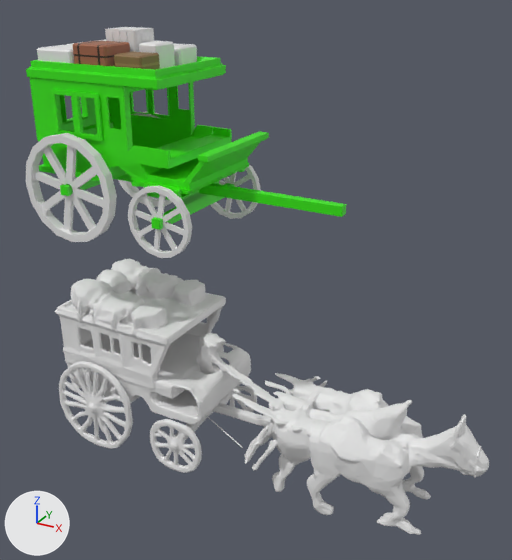
The Blender file dist/models/CARROSA.blend, before and after one commit.
Rendered twice from a 50 mm camera at (1.28, -2.42, 1.05) aimed at (-0.03, -0.03, -0.14). Lighting does not change. The marker at lower left points along +X, +Y and +Z. The older version comes first.
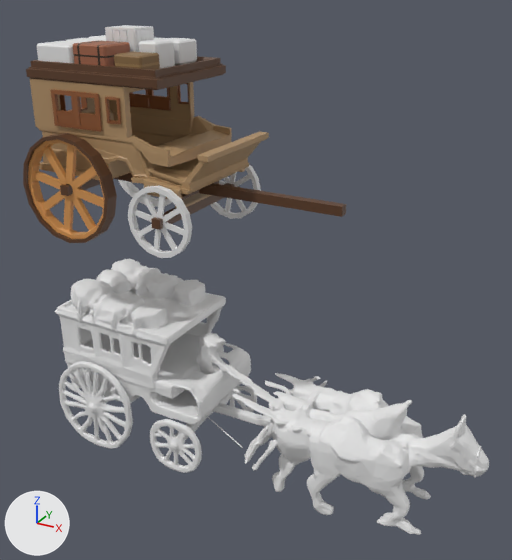
What differs and where, as boxes [x1, y1, x2, y2] in the pictures (512 x 560 px):
'Cube', recoloured, reshaped (green to brown)
    before: [26, 56, 269, 200]
    after: [26, 56, 269, 199]
'Circle', reshaped
    before: [26, 133, 117, 242]
    after: [23, 133, 117, 243]
'Cube.012', recoloured (green to brown)
    both: [115, 174, 346, 217]
'Cube.005', moved
    before: [105, 27, 154, 52]
    after: [105, 25, 154, 52]
'Cube.006', moved
    before: [37, 45, 74, 63]
    after: [37, 41, 82, 63]
'Cube.009', moved
    before: [139, 41, 175, 69]
    after: [139, 39, 175, 69]
'Cube.001', moved
    before: [174, 43, 197, 66]
    after: [160, 38, 197, 65]
'Cube.011', recoloured
    both: [151, 183, 234, 230]
'Cube.010', recoloured (green to brown)
    both: [60, 180, 100, 196]
'Cube.013', recoloured (green to brown)
    both: [175, 183, 219, 208]
'Cube.004', moved (not visible before)
    after: [66, 38, 106, 42]
'Cube.015', recoloured
    both: [181, 181, 219, 200]
'Cube.003', moved (not visible before)
    after: [89, 35, 106, 39]
part 1 of me_cube, built on
    before: [31, 83, 242, 200]
    after: [31, 83, 242, 199]
part 2 of me_cube, recoloured (green to brown)
    both: [26, 56, 226, 90]
part 3 of me_cube, recoloured
    before: [51, 89, 171, 141]
    after: [51, 89, 171, 131]
part 4 of me_circle, built on
    before: [26, 135, 110, 242]
    after: [23, 135, 110, 243]
part 5 of me_circle, recoloured (white to orange)
    both: [31, 144, 103, 235]
part 6 of me_circle, recoloured
    both: [46, 133, 117, 241]

The change, as a list of edits to the scene's bpy script:
```text
Change mat_material_001:
    mat_material_001.base_color: (0.0372, 0.8, 0.0) -> (0.44, 0.279, 0.138)  # green #36e700 -> brown #b19068
Add mat_material_006:
    mat_material_006 = principled_material('Material.006')
    mat_material_006.base_color = (0.671, 0.31, 0.0928)  # orange #d69756
Add mat_material_008:
    mat_material_008 = principled_material('Material.008')
    mat_material_008.base_color = (0.262, 0.0897, 0.0284)  # brown #8c542f
Change me_cube:
    remove me_cube.from_pydata(...)  # 434 vertices, 389 faces; spans x -0.989..-0.122, y -0.257..0.015, z 0.233..0.706
    add me_cube.from_pydata(...)  # 539 vertices, 493 faces; spans x -0.989..-0.122, y -0.257..0.015, z 0.233..0.706
    me_cube part 1
    21 vertices are removed from x -0.956..-0.438, y -0.247..0.0, z 0.271..0.477
    43 faces are deleted
    15 vertices in x -0.972..-0.305, y -0.246..0.0, z 0.258..0.382 move by (0.0, 0.0, 0.007)
    13 vertices in x -0.972..-0.305, y -0.246..0.004, z 0.262..0.383 move by (0.0, 0.0, 0.011)
    12 vertices in x -0.973..-0.468, y -0.235..0.0, z 0.401..0.426 move by (0.0, 0.0, 0.039)
    9 vertices in x -0.973..-0.496, y -0.235..0.0, z 0.389 move by (0.0, 0.0, 0.057)
    5 vertices in x -0.496..-0.387, y -0.235..-0.209, z 0.364..0.412 move by (0.0, 0.0, 0.01)
    5 vertices in x -0.989..-0.615, y -0.247..0.0, z 0.426 move by (0.0, 0.0, 0.038)
    54 vertices move from x -0.989..-0.305, y -0.253..0.005, z 0.234..0.434 to x -0.989..-0.245, y -0.253..0.005, z 0.239..0.471
    102 vertices are added at x -0.956..-0.245, y -0.247..0.0, z 0.278..0.597
    16 new vertices lie (0.094, 0.0, 0.0) away from vertices in x -0.841..-0.722, y -0.244..-0.239, z 0.474..0.514
    8 new vertices lie (0.117, 0.0, 0.0) away from vertices in x -0.853..-0.733, y -0.246..-0.238, z 0.515..0.521
    75 new faces join them, mat_material_001 (brown #b19068)
    72 new faces join them, mat_material_008 (brown #8c542f)
    me_cube part 2: 170 faces spanning x -0.981..-0.333, y -0.241..0.006, z 0.64..0.706 switch from mat_material_001 (green #36e700) to mat_material_007 (brown #5b3b24)
    me_cube part 3: 19 faces spanning x -0.989..-0.615, y -0.247..0.005, z 0.464..0.604 switch from mat_material_001 (green #36e700) to mat_material_008 (brown #8c542f)
Change me_cube_010:
    where me_cube_010.from_pydata(...)  # 8 vertices, 6 faces; spans x -1.0..1.0, y -1.0..1.0, z -1.0..1.0
    remove me_cube_010.materials.append(mat_material_001)  # green #36e700
    add me_cube_010.materials.append(mat_material_007)  # brown #5b3b24
Change me_cube_011:
    where me_cube_011.from_pydata(...)  # 8 vertices, 6 faces; spans x -1.0..1.0, y -1.0..1.0, z -1.0..1.0
    remove me_cube_011.materials.append(mat_material_001)  # green #36e700
    add me_cube_011.materials.append(mat_material_007)  # brown #5b3b24
Change me_cube_012:
    where me_cube_012.from_pydata(...)  # 8 vertices, 6 faces; spans x -1.0..1.0, y -2.56..1.0, z -1.0..1.0
    remove me_cube_012.materials.append(mat_material_001)  # green #36e700
    add me_cube_012.materials.append(mat_material_007)  # brown #5b3b24
Change me_circle:
    used by ob_circle; location = (-0.77, -0.223, 0.215); rotation_euler = (1.571, 0.0, 0.0), in degrees (90, 0, 0); scale = (0.196, 0.196, 0.196)
    remove me_circle.from_pydata(...)  # 192 vertices, 192 faces; spans x -1.16..1.16, y -1.16..1.16, z 0.24..0.46
    add me_circle.from_pydata(...)  # 240 vertices, 240 faces; spans x -1.16..1.16, y -1.16..1.16, z 0.24..0.53
    me_circle part 4
    16 faces are deleted
    16 vertices are added at x -1.09..1.09, y -1.09..1.09, z 0.46
    16 new vertices lie (0.0, 0.0, 0.07) away from vertices in x -1.16..1.16, y -1.16..1.16, z 0.46
    16 new vertices lie (0.0, 0.0, 0.07) away from vertices in x -1.09..1.09, y -1.09..1.09, z 0.46
    48 new faces join them, mat_material_007 (brown #5b3b24)
    16 new faces join them, mat_material_006 (orange #d69756)
    me_circle part 5: 160 faces spanning x -1.16..1.16, y -1.16..1.16, z 0.24..0.46 switch from no material to mat_material_006 (orange #d69756)
    me_circle part 6: 16 faces spanning x -1.16..1.16, y -1.16..1.16, z 0.24..0.46 switch from no material to mat_material_007 (brown #5b3b24)
Change ob_cube_001:
    ob_cube_001.location: (0.0, 0.0, 0.0) -> (0.0, 0.0, 0.023)
Change ob_cube_003:
    ob_cube_003.location: (0.0, 0.0, 0.0) -> (0.0, 0.0, 0.019)
Change ob_cube_004:
    ob_cube_004.location: (0.0, 0.0, 0.0) -> (0.0, 0.0, 0.018)
Change ob_cube_005:
    ob_cube_005.location: (0.0, 0.0, 0.0) -> (0.0, 0.0, 0.006)
Change ob_cube_006:
    ob_cube_006.location: (0.0, 0.0, 0.0) -> (0.0, 0.0, 0.017)
Change ob_cube_009:
    ob_cube_009.location: (0.0, 0.0, 0.0) -> (0.0, 0.0, 0.006)
```
